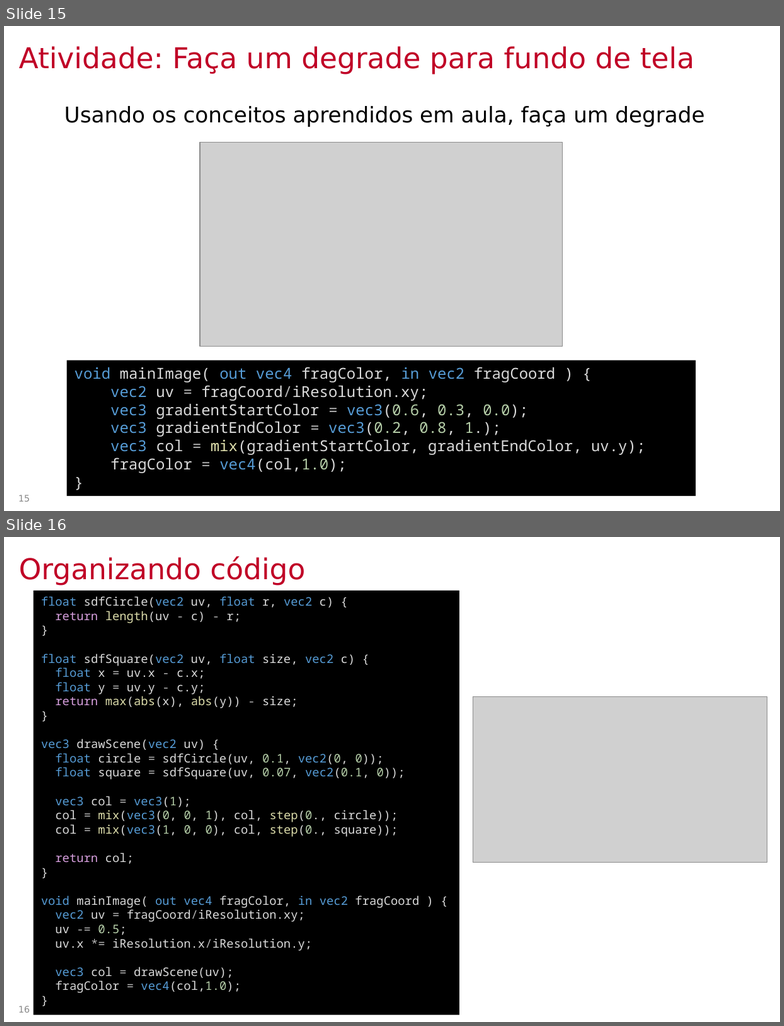
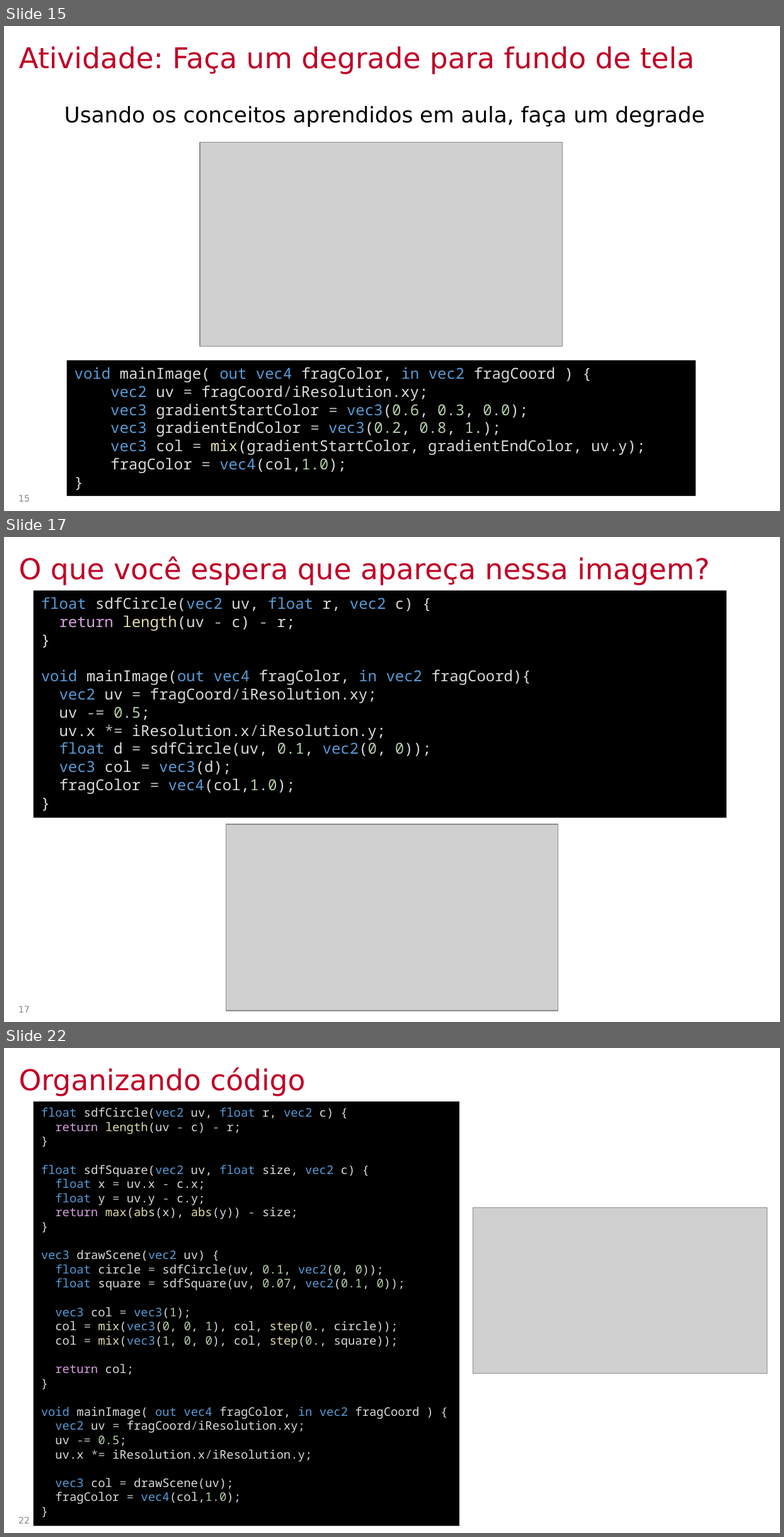
Before and after one commit to lpsoares/ComputacaoGrafica, a slide deck: content/aulas/21-sdf/aula21_sdf.pptx. Shown one above the other, each under a label of ours: slides 15 and 16 before the commit, slides 15, 17 and 22 after it; the slides between them are not shown. The pictures are 784x1026 and 784x1537 pixels, drawn with LibreOffice and Linux fonts; fonts in the diff are those of the drawing; grey boxes stand for pictures; background and template pictures are left out. Boxes give left, top, right and bottom in pixels: in the first picture for what was removed or moved away, otherwise in the second. Text is boxed around its words. In the diff, an @@ line names an element or a change of style, - is before the commit and + after.

```diff
--- a/content/aulas/21-sdf/aula21_sdf.pptx
+++ b/content/aulas/21-sdf/aula21_sdf.pptx
@@ slide 17 added at (4,537,780,1022), background #FFFFFF @@
@@ title added at (19,556,710,586), 26.7 pt, text #C00026 @@
+O que você espera que apareça nessa imagem?
@@ rectangle added at (34,591,727,818), fill #000000, 14 pt, text #DADADA @@
+float sdfCircle(vec2 uv, float r, vec2 c) {
+return length(uv - c) - r;
+}
+void mainImage(out vec4 fragColor, in vec2 fragCoord){
+vec2 uv = fragCoord/iResolution.xy;
+uv -= 0.5;
+uv.x *= iResolution.x/iResolution.y;
+float d = sdfCircle(uv, 0.1, vec2(0, 0));
+vec3 col = vec3(d);
+fragColor = vec4(col,1.0);
+}
@@ picture added at (226,824,558,1011) @@
@@ page number added at (18,1006,30,1013), 8.3 pt, text #888888 @@
+17
@@ what was slide 16 is now slide 22 @@
@@ page number at (18,1517,30,1524): text changed @@
-16
+22
```
Also in this commit, not shown: 4 slides changed, 7 other slides added, 5 other files.
